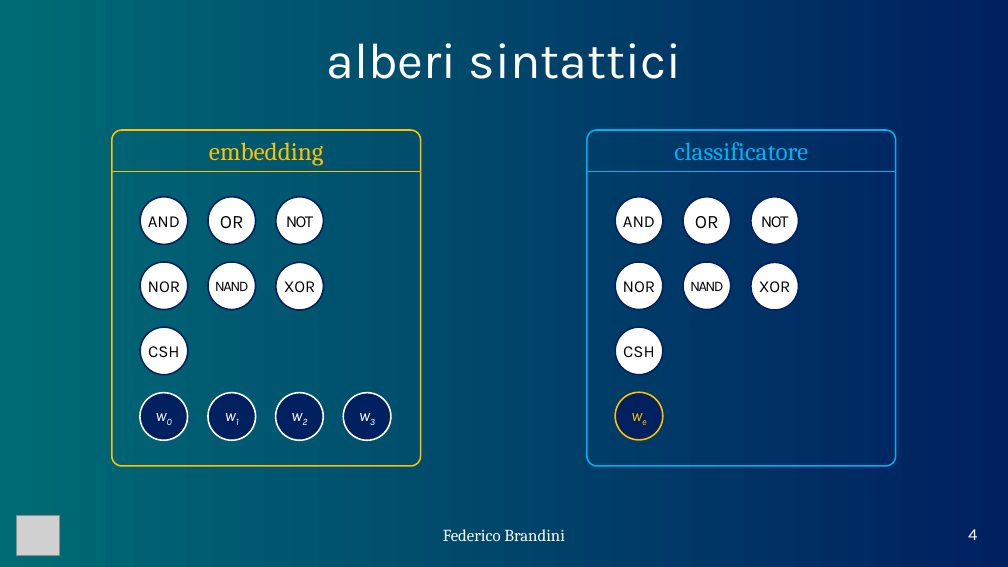
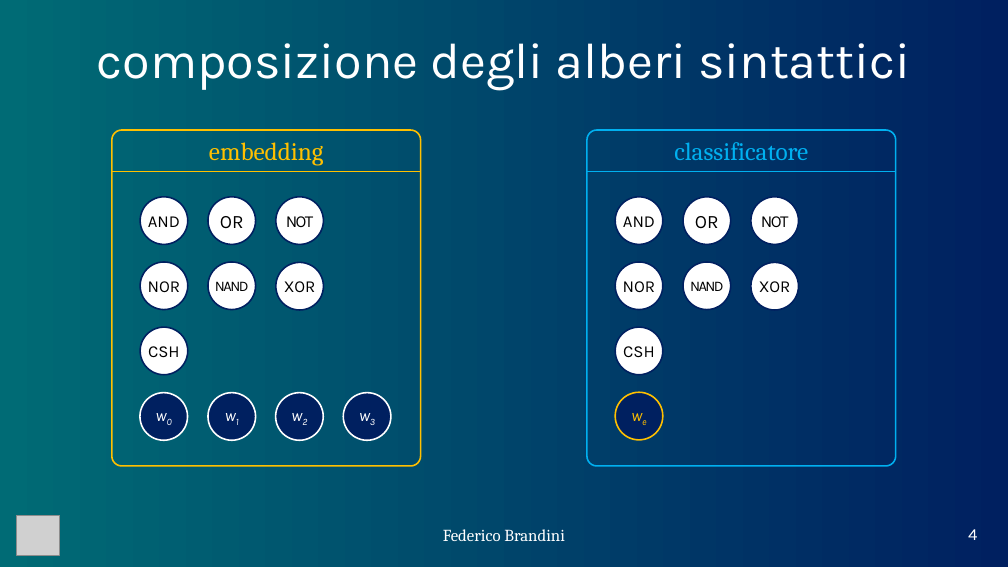
Before and after one commit to fedebrando/TesiTriennale, a slide deck: slide 5 of presentazione.ppsx. Drawn at 1008x567 pixels with LibreOffice and Linux fonts; fonts in the diff are those of the drawing; grey boxes stand for pictures. Boxes give left, top, right and bottom in pixels: in the first picture for what was removed or moved away, otherwise in the second. Text is boxed around its words. In the diff, an @@ line names an element or a change of style, - is before the commit and + after.

```diff
--- a/presentazione.ppsx
+++ b/presentazione.ppsx
@@ title at box(97, 43, 910, 90): text changed @@
-alberi sintattici
+composizione degli alberi sintattici
```
Also in this commit, not shown: 1 other slide changed.
